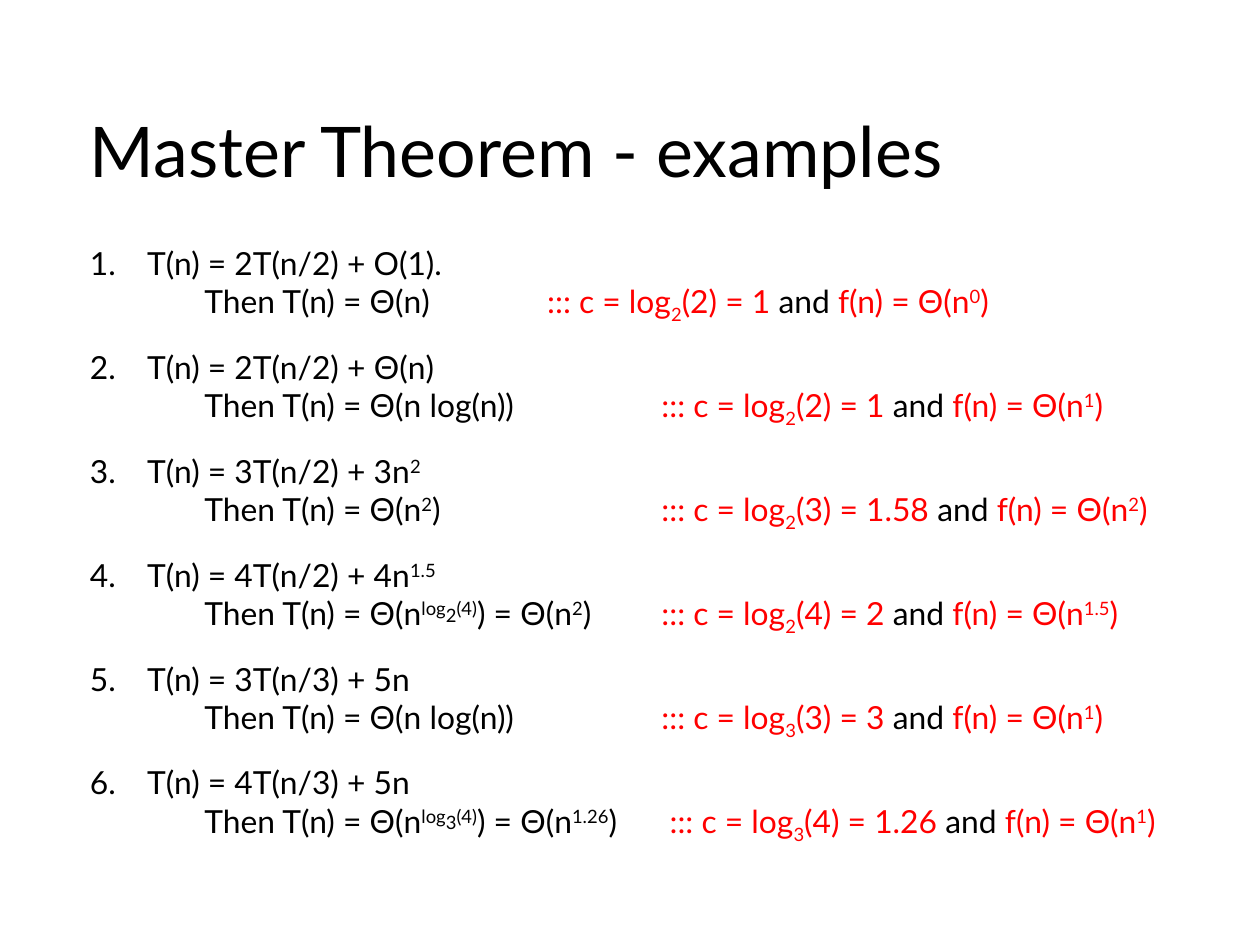
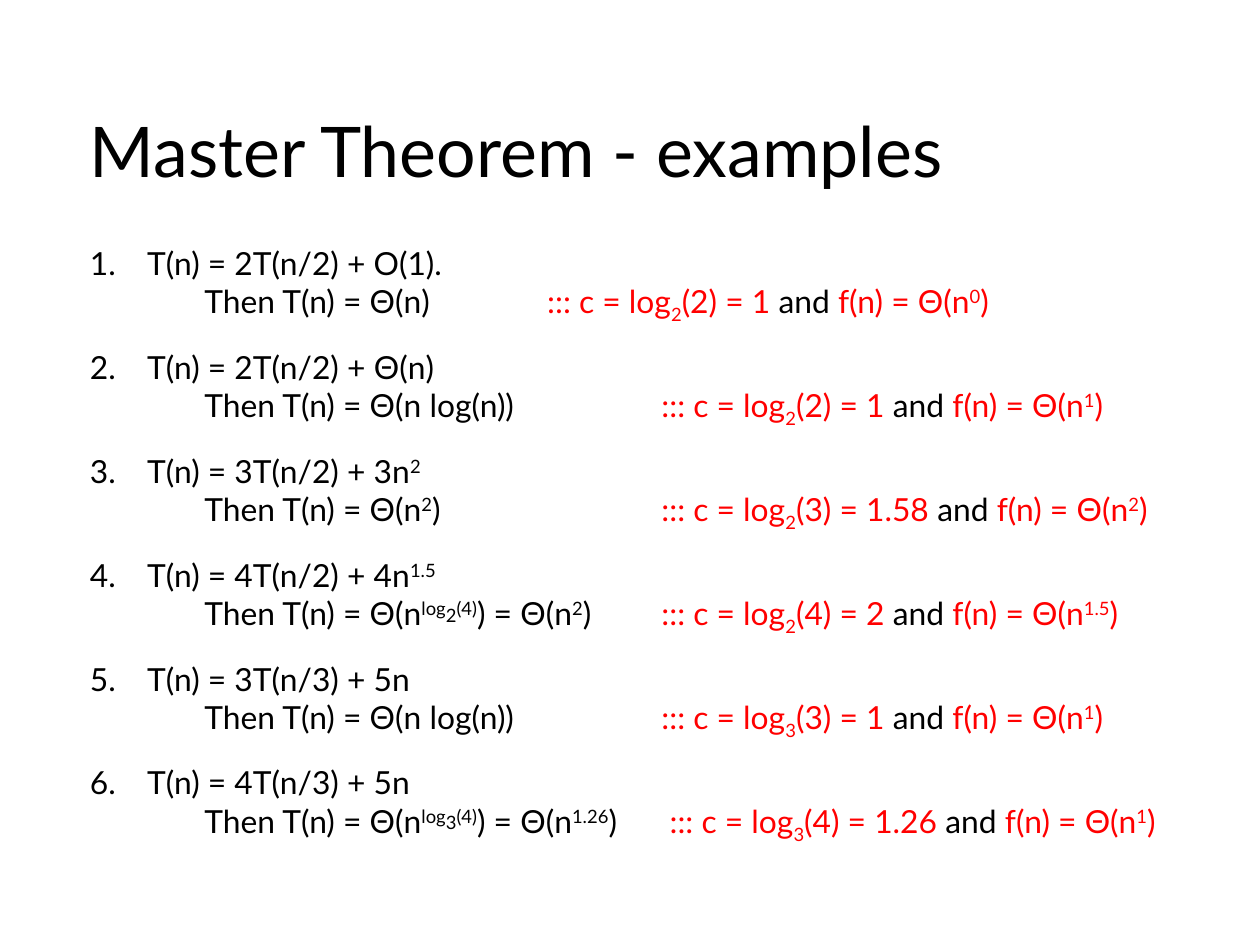
Before and after one commit to nathanesau-academic/cmpt225, a slide deck: slide 4 of lectures/Lecture13/CMPT225-Lecture13.pptx. Drawn at 1260x945 pixels with LibreOffice and Linux fonts; fonts in the diff are those of the drawing; background and template pictures are left out. Boxes give left, top, right and bottom in pixels: in the first picture for what was removed or moved away, otherwise in the second. Text is boxed around its words. In the diff, an @@ line names an element or a change of style, - is before the commit and + after.

Commit message:
add lecture 14 - 15

```diff
--- a/lectures/Lecture13/CMPT225-Lecture13.pptx
+++ b/lectures/Lecture13/CMPT225-Lecture13.pptx
@@ text at [147, 666, 1084, 735]: text changed @@
-5. T(n) = 3T(n/3) + 5n
-   Then T(n) = Θ(n log(n)) ::: c = log3(3) = 3 and f(n) = Θ(n1)
+5. T(n) = 3T(n/3) + 5n
+   Then T(n) = Θ(n log(n)) ::: c = log3(3) = 1 and f(n) = Θ(n1)
```
Also in this commit, not shown: 4 other slides changed, 1 slide added, 10 other files.
